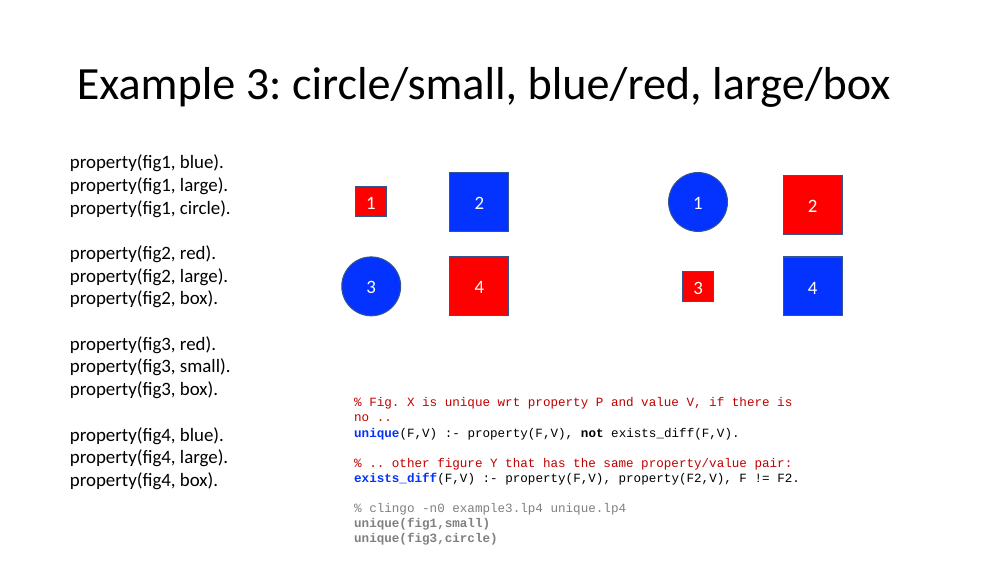
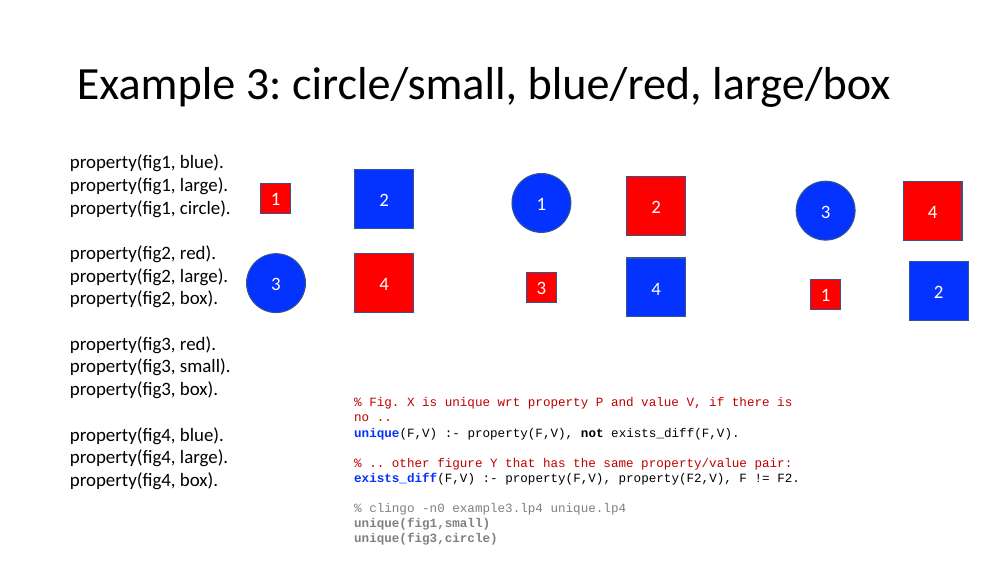
Before and after one commit to idaks/WODB, a slide deck: slide 7 of automorphisms/WODB-story.pptx. Drawn at 1008x567 pixels with LibreOffice and Linux fonts; fonts in the diff are those of the drawing. Boxes give left, top, right and bottom in pixels: in the first picture for what was removed or moved away, otherwise in the second. Text is boxed around its words. In the diff, an @@ line names an element or a change of style, - is before the commit and + after.

```diff
--- a/automorphisms/WODB-story.pptx
+++ b/automorphisms/WODB-story.pptx
@@ 3 rectangles, 1 ellipse: place and size @@
-3 rectangles, 1 ellipse at <box>668,172,842,316</box>
+3 rectangles, 1 ellipse at <box>512,174,686,317</box>
@@ ellipse added at <box>796,181,855,240</box>, fill #0432FF, outline #325491 1 pt, 18 pt, text #FFFFFF @@
+3
@@ rectangle added at <box>904,181,963,240</box>, fill #FF0000, outline #325491 1 pt, 18 pt, text #FFFFFF @@
+4
@@ 3 rectangles, 1 ellipse: place and size @@
-3 rectangles, 1 ellipse at <box>342,172,509,316</box>
+3 rectangles, 1 ellipse at <box>247,169,414,313</box>
@@ rectangle added at <box>910,262,969,321</box>, fill #0432FF, outline #325491 1 pt, 18 pt, text #FFFFFF @@
+2
@@ rectangle added at <box>811,279,841,309</box>, fill #FF0000, outline #325491 1 pt, 18 pt, text #FFFFFF @@
+1
```
Also in this commit, not shown: 2 other files.
